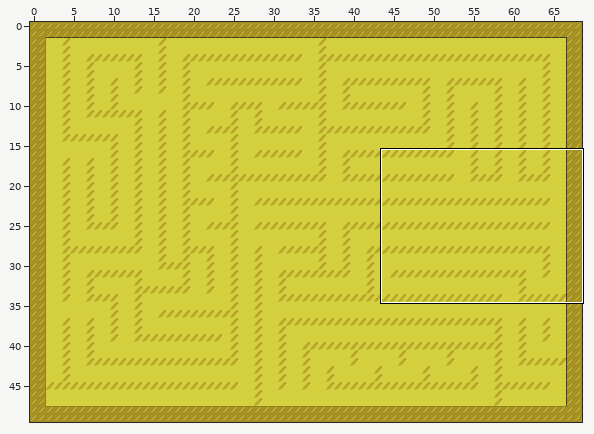
Level history. Tiled map: android/assets/tilemaps/kairo/maze.tmx. Above, an overview of the earlier version with the close-up marked.
Close-up. Before the commit:
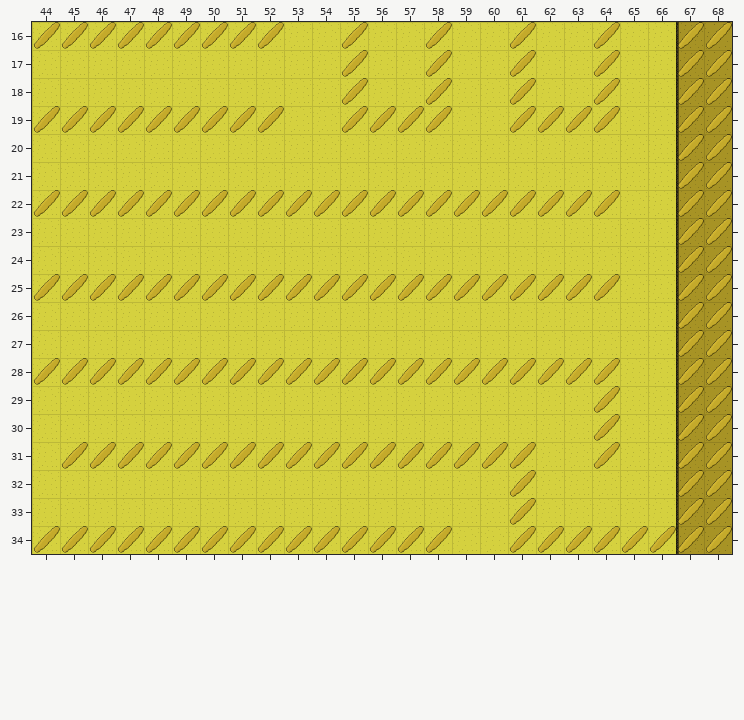
Cells are 64x64 px. Shown: x 44..68, y 16..34. The commit also changed other parts of the map, which this record leaves out.
Once edited:
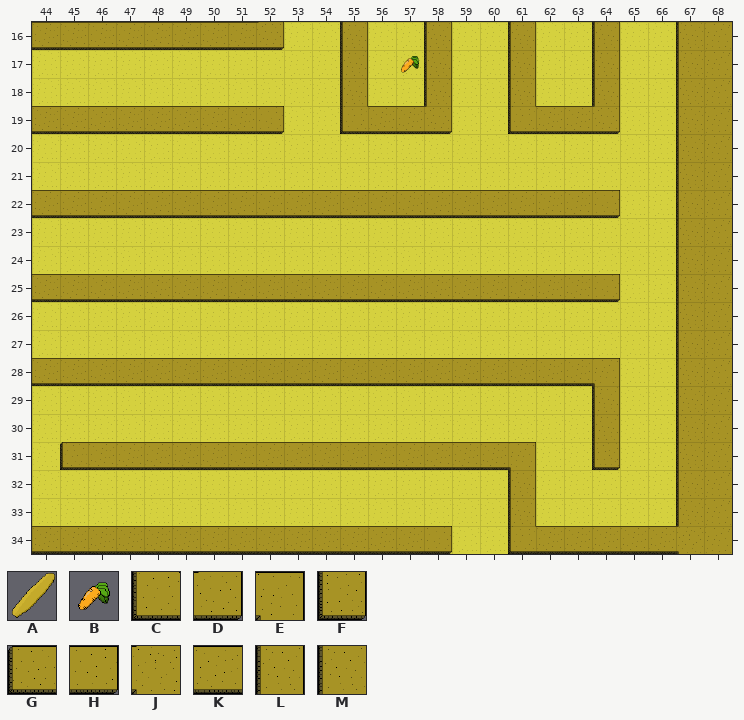
Key: from "bad_objects": A 0; from "good_objects": B 1; from "kairo": C 0, D 2, E 5, F 12, G 13, H 14, J 18, K 23, L 23 turned 90, M 24 turned 90.
_ is an empty cell, . an unchanged one.
Tiles of an added or newly shown layer are drawn over the layers below it.
What changed:
--- layer "wall_tiles"
@@ x 44..64 @@
-16 _________.._.._.._.._
-17 ..........._.._.._.._
-18 ..........._.._.._.._
-19 _________..____..____
+16 KKKKKKKKD..L..L..L..L
+17 ...........L..L..L..L
+18 ...........L..L..L..L
+19 KKKKKKKKH..CKKD..CKKD
@@ x 44..64 @@
-22 _____________________
+22 KKKKKKKKKKKKKKKKKKKKH
@@ x 44..64 @@
-25 _____________________
+25 KKKKKKKKKKKKKKKKKKKKH
@@ x 44..67 @@
-28 _____________________...
-29 ...................._...
-30 ...................._...
-31 ._________________.._...
-32 ................._......
-33 ................._......
-34 _______________..______M
+28 KKKKKKKKKKKKKKKKKKKKE...
+29 ....................L...
+30 ....................L...
+31 .GKKKKKKKKKKKKKKKE..F...
+32 .................L......
+33 .................L......
+34 KKKKKKKKKKKKKKH..CKKKKKJ
--- layer "good_tiles" (added)
@@ x 57..57 @@
-17 _
+17 B
--- layer "Tile Layer 1" (now hidden)
@@ x 44..68 @@
-16 AAAAAAAAA..A..A..A..A..AA
-17 ...........A..A..A..A..AA
-18 ...........A..A..A..A..AA
-19 AAAAAAAAA..AAAA..AAAA..AA
-20 .......................AA
-21 .......................AA
-22 AAAAAAAAAAAAAAAAAAAAA..AA
-23 .......................AA
-24 .......................AA
-25 AAAAAAAAAAAAAAAAAAAAA..AA
-26 .......................AA
-27 .......................AA
-28 AAAAAAAAAAAAAAAAAAAAA..AA
-29 ....................A..AA
-30 ....................A..AA
-31 .AAAAAAAAAAAAAAAAA..A..AA
-32 .................A.....AA
-33 .................A.....AA
-34 AAAAAAAAAAAAAAA..AAAAAAAA
+16 _________.._.._.._.._..__
+17 ..........._.._.._.._..__
+18 ..........._.._.._.._..__
+19 _________..____..____..__
+20 .......................__
+21 .......................__
+22 _____________________..__
+23 .......................__
+24 .......................__
+25 _____________________..__
+26 .......................__
+27 .......................__
+28 _____________________..__
+29 ...................._..__
+30 ...................._..__
+31 ._________________.._..__
+32 ................._.....__
+33 ................._.....__
+34 _______________..________
